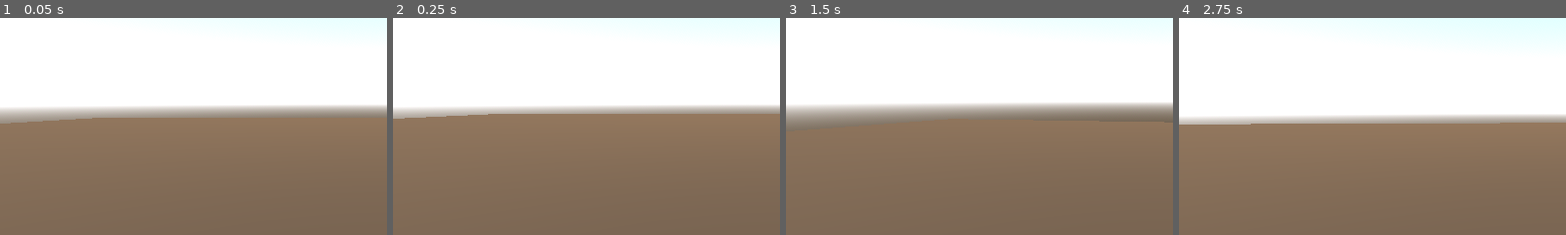
Above: before the commit, frames 1-4 (left to right).
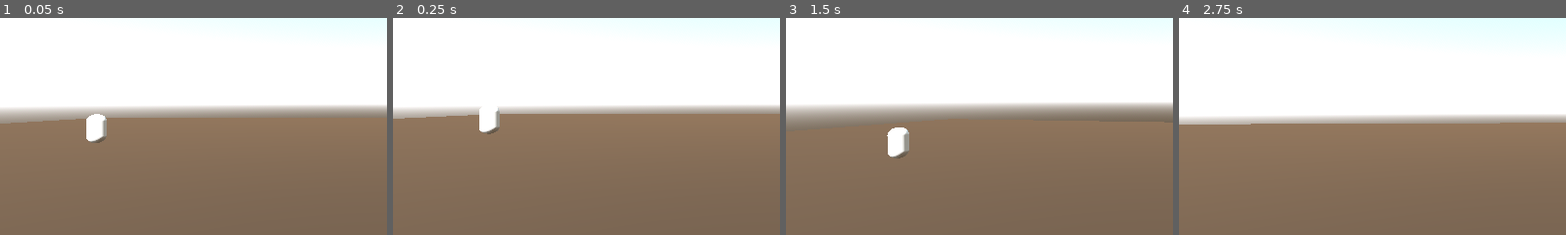
Above: after the commit, the same moments.

Repository: rgero/Game-Concepts
Game: Godot game, scene res://Scenes/Game.tscn
Two runs of this game, one before a commit and one after it. Both use one fixed random seed, a clock stepped at 60 frames per second and the inputs below.
Inputs (mouse positions are % of the whole screen's width and height, from its top left):
- Up to frame 1 (0.05 s): no input
- Up to frame 2 (0.25 s): no input
- Up to frame 3 (1.5 s): move the mouse to (55, 50) at 0.52 s; hold W (move_forward) from 0.53 s (still down); tap Space (jump) at 0.77 s; move the mouse to (45, 50) at 1.27 s
- Up to frame 4 (2.75 s): keep holding W (move_forward); tap Space (jump) at 1.52 s; move the mouse to (52, 48) at 2.02 s
The pictures show only the part of the screen within x 0-50%, y 31-81%; the shares and areas given below are measured in that part.

The runs differ from the first frame. In frame 1, 0.6% of the frame differs, in the area x 22-28%, y 44-58%; in frame 2, 0.6%; in frame 3, 0.7%, in the area x 26-32%, y 50-65%; in frame 4, nothing differs.

Commit message:
Project 1 - Fixing the bug with the enemies using the same material.

Diff:
--- a/enemy-aggro-and-vision/Scenes/Game.tscn
+++ b/enemy-aggro-and-vision/Scenes/Game.tscn
@@ -60,6 +60,9 @@
 [node name="Enemy" parent="." instance=ExtResource("2_gl6un")]
 transform = Transform3D(1, 0, 0, 0, 1, 0, 0, 0, 1, -20, 0, 0)
 
+[node name="Enemy2" parent="." instance=ExtResource("2_gl6un")]
+transform = Transform3D(1, 0, 0, 0, 1, 0, 0, 0, 1, -20, 0, -19.5049)
+
 [node name="Building" type="Node3D" parent="."]
 transform = Transform3D(1, 0, 0, 0, 1, 0, 0, 0, 1, -20, 0, 0)
 
--- a/enemy-aggro-and-vision/Scripts/PlayerDetector.gd
+++ b/enemy-aggro-and-vision/Scripts/PlayerDetector.gd
@@ -11,8 +11,10 @@
 
 func _ready() -> void:
 	# Get the Material
-	meshMaterial = parentMesh.get_active_material(0) as StandardMaterial3D
-	assert(meshMaterial != null, "MeshInstance3D has no material assigned!")
+	var mat = parentMesh.get_active_material(0) as StandardMaterial3D
+	assert(mat != null, "MeshInstance3D has no material assigned!")
+	meshMaterial = mat.duplicate(true) as StandardMaterial3D # deep duplicate
+	parentMesh.set_surface_override_material(0, meshMaterial)
 
 	spaceState = get_world_3d().get_direct_space_state()
 	assert(spaceState != null, "Space State is fucked")
